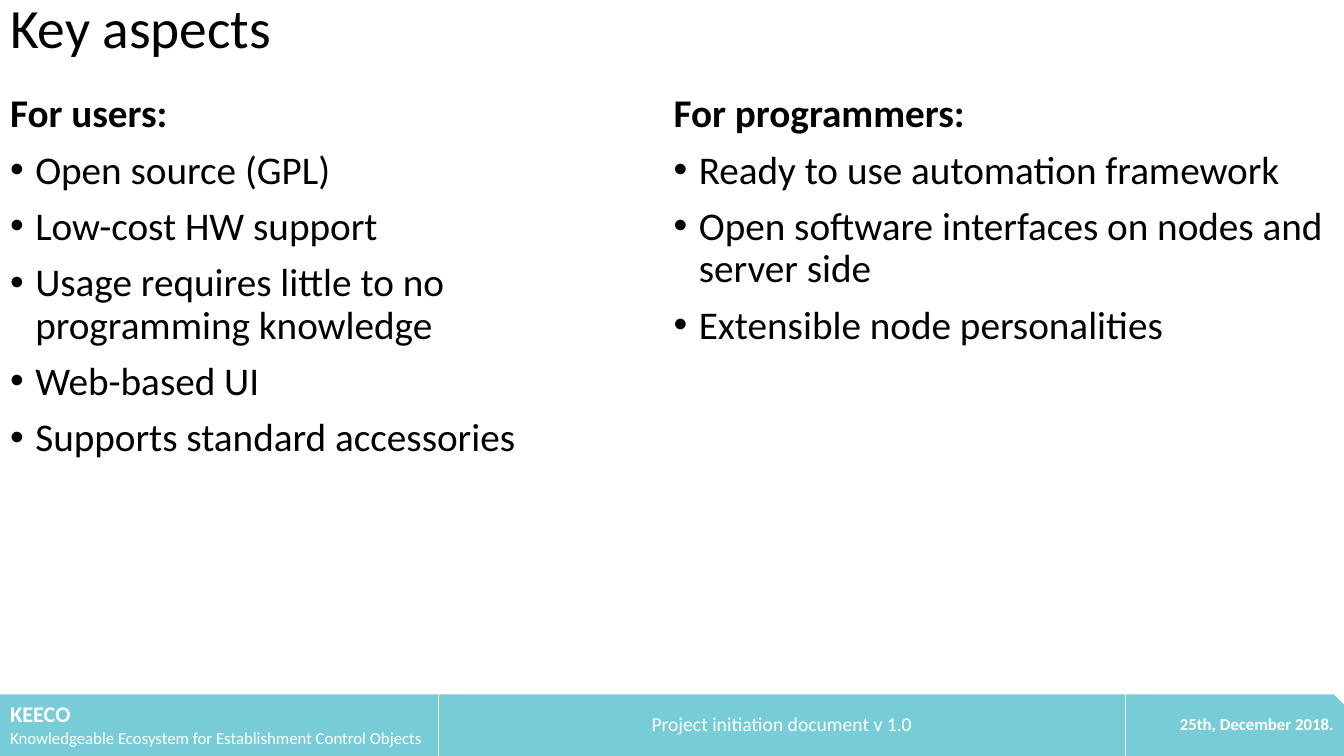
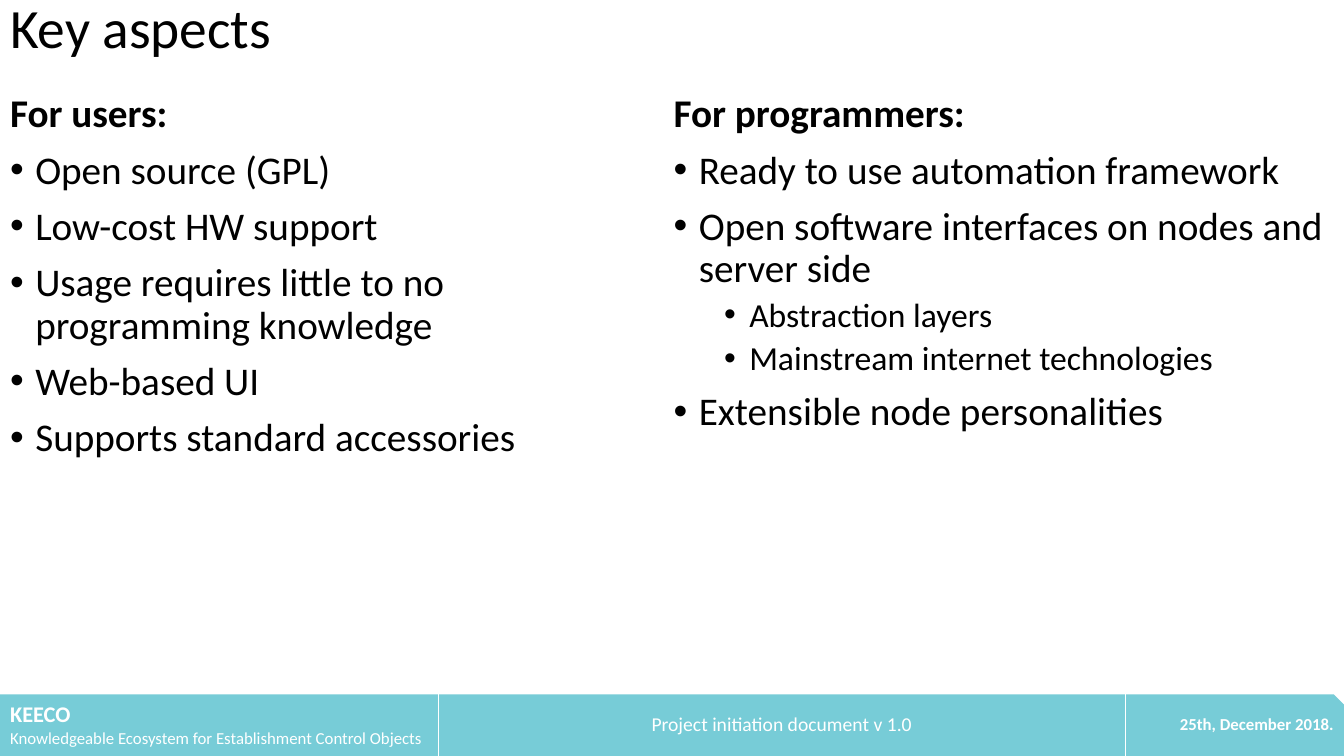
Before and after one commit to litechniks/KEECO, a slide deck: slide 3 of docs/20181225_KEECO_ProjectInit.pptx. Drawn at 1344x756 pixels with LibreOffice and Linux fonts; fonts in the diff are those of the drawing. Boxes give left, top, right and bottom in pixels: in the first picture for what was removed or moved away, otherwise in the second. Text is boxed around its words. In the diff, an @@ line names an element or a change of style, - is before the commit and + after.

```diff
--- a/docs/20181225_KEECO_ProjectInit.pptx
+++ b/docs/20181225_KEECO_ProjectInit.pptx
@@ text at [749, 303, 1213, 376]: paragraphs added @@
+  • Abstraction layers
+  • Mainstream internet technologies
```
Also in this commit, not shown: 3 other slides changed, 1 slide added.
